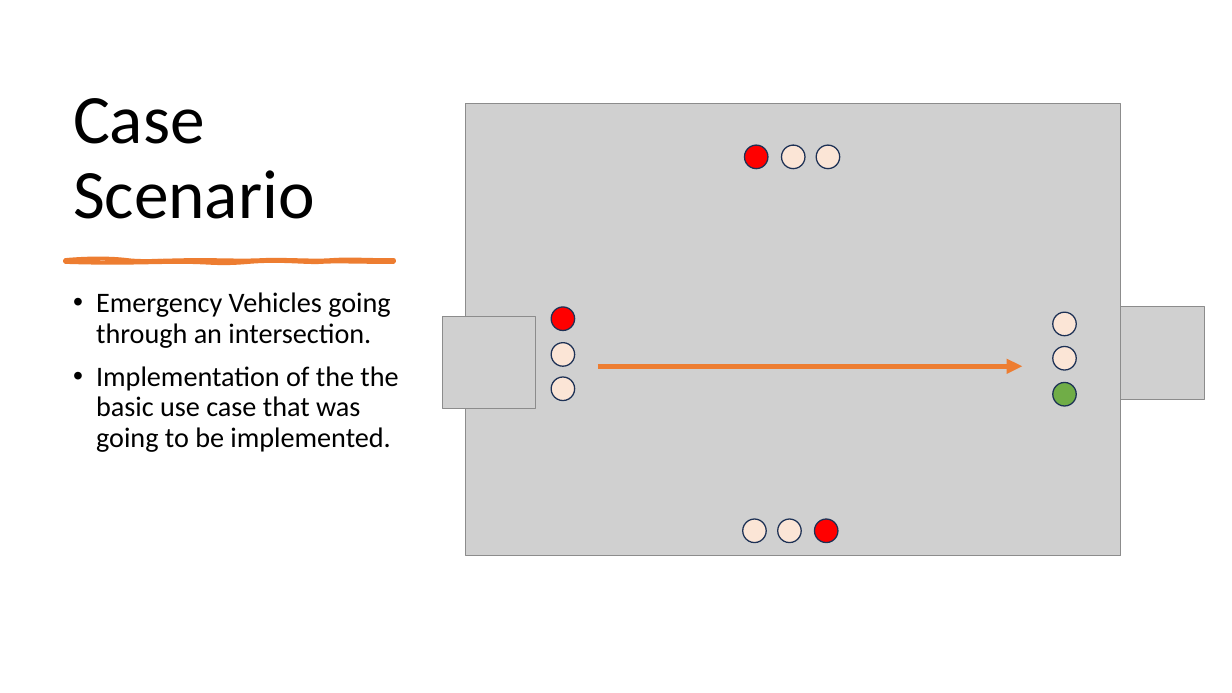
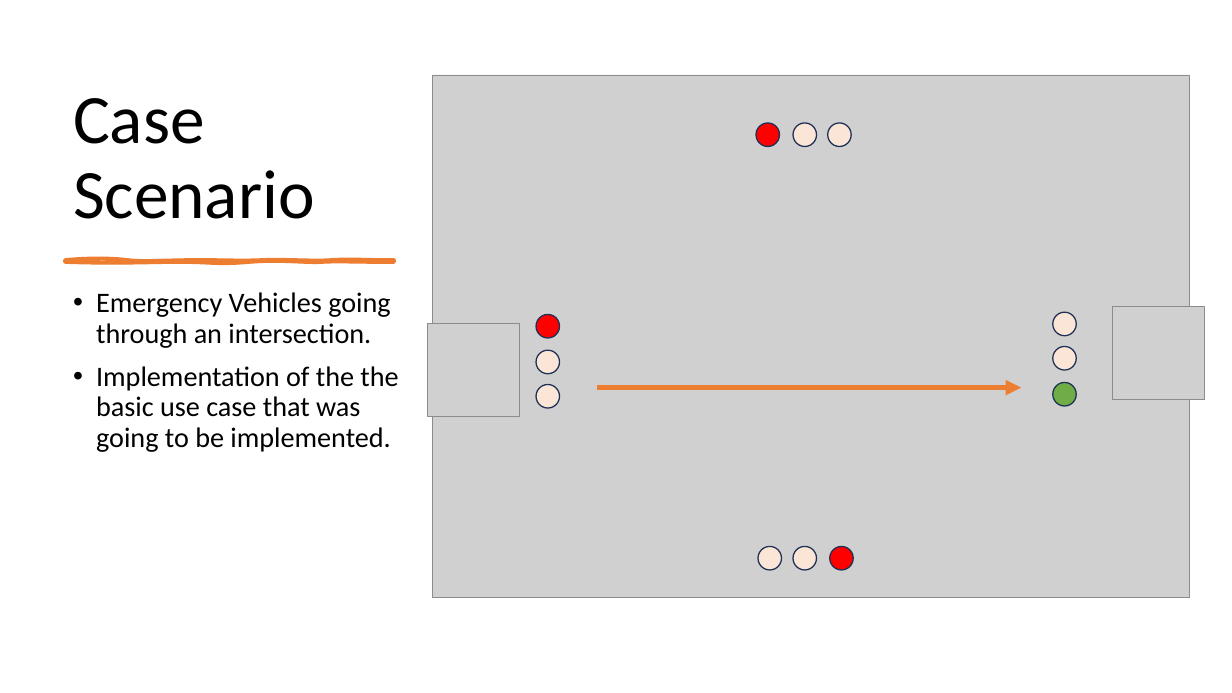
Before and after one commit to allerter/ESE-Smart-City, a slide deck: slide 3 of Requirements/Presentations/Presentation_Luis.pptx (slide 2 before the commit). Drawn at 1232x693 pixels with LibreOffice and Linux fonts; fonts in the diff are those of the drawing; grey boxes stand for pictures. Boxes give left, top, right and bottom in pixels: in the first picture for what was removed or moved away, otherwise in the second. Text is boxed around its words. In the diff, an @@ line names an element or a change of style, - is before the commit and + after.

```diff
--- a/Requirements/Presentations/Presentation_Luis.pptx
+++ b/Requirements/Presentations/Presentation_Luis.pptx
@@ picture: place and size @@
-picture at (466,104,1121,556)
+picture at (433,75,1190,598)
@@ 3 ellipses: place and size @@
-3 ellipses at (745,145,839,169)
+3 ellipses at (756,123,851,147)
@@ picture: place and size @@
-picture at (443,316,535,409)
+picture at (428,324,520,417)
@@ 3 ellipses: place and size @@
-3 ellipses at (552,307,575,401)
+3 ellipses at (536,314,559,409)
@@ arrow moved from (598, 366) - (1022, 366) to (597, 388) - (1021, 388) @@
@@ 3 ellipses: place and size @@
-3 ellipses at (743,519,838,543)
+3 ellipses at (758,546,853,570)
```
Also in this commit, not shown: 3 other slides changed, 2 slides added, 1 slide removed, 4 other files.
